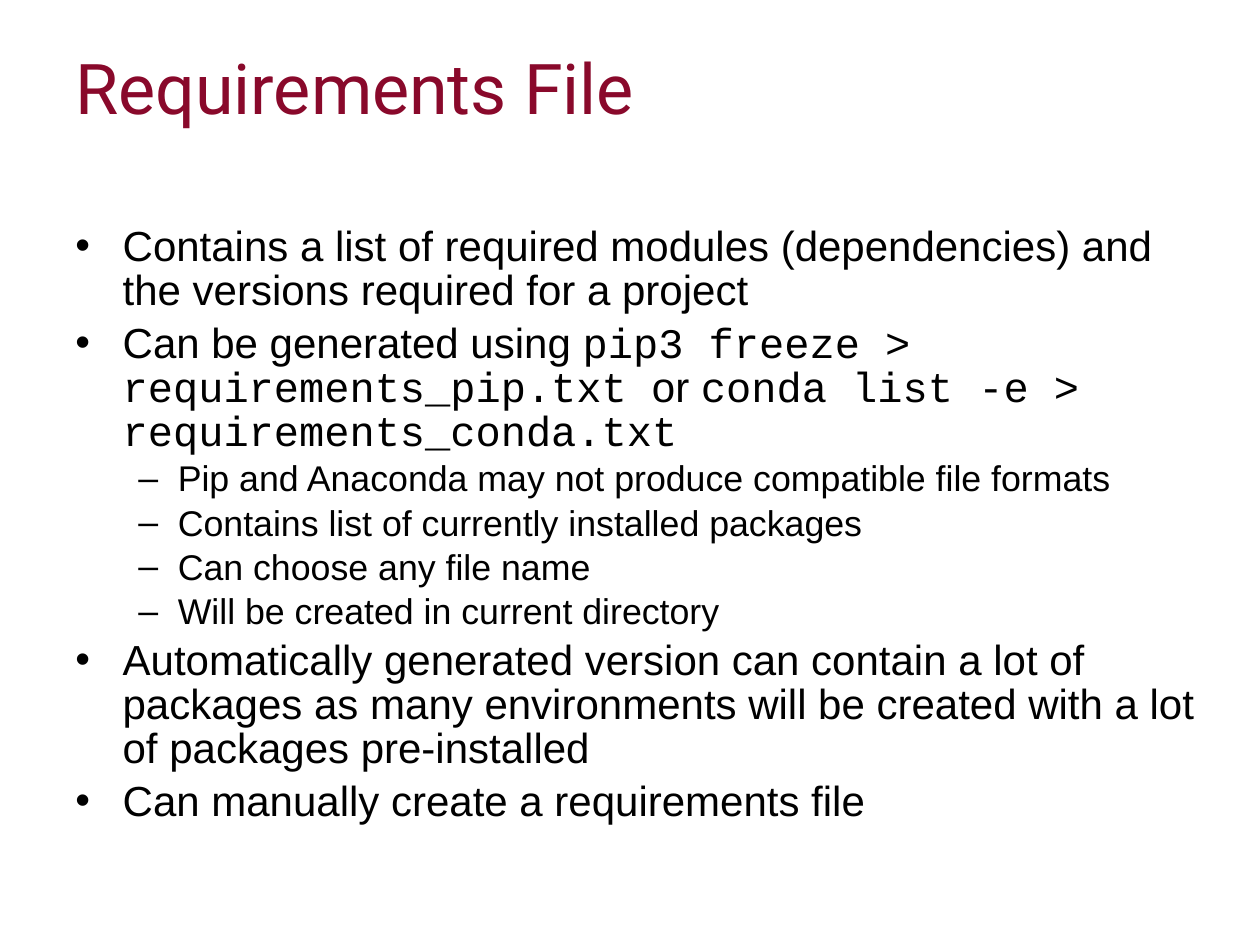
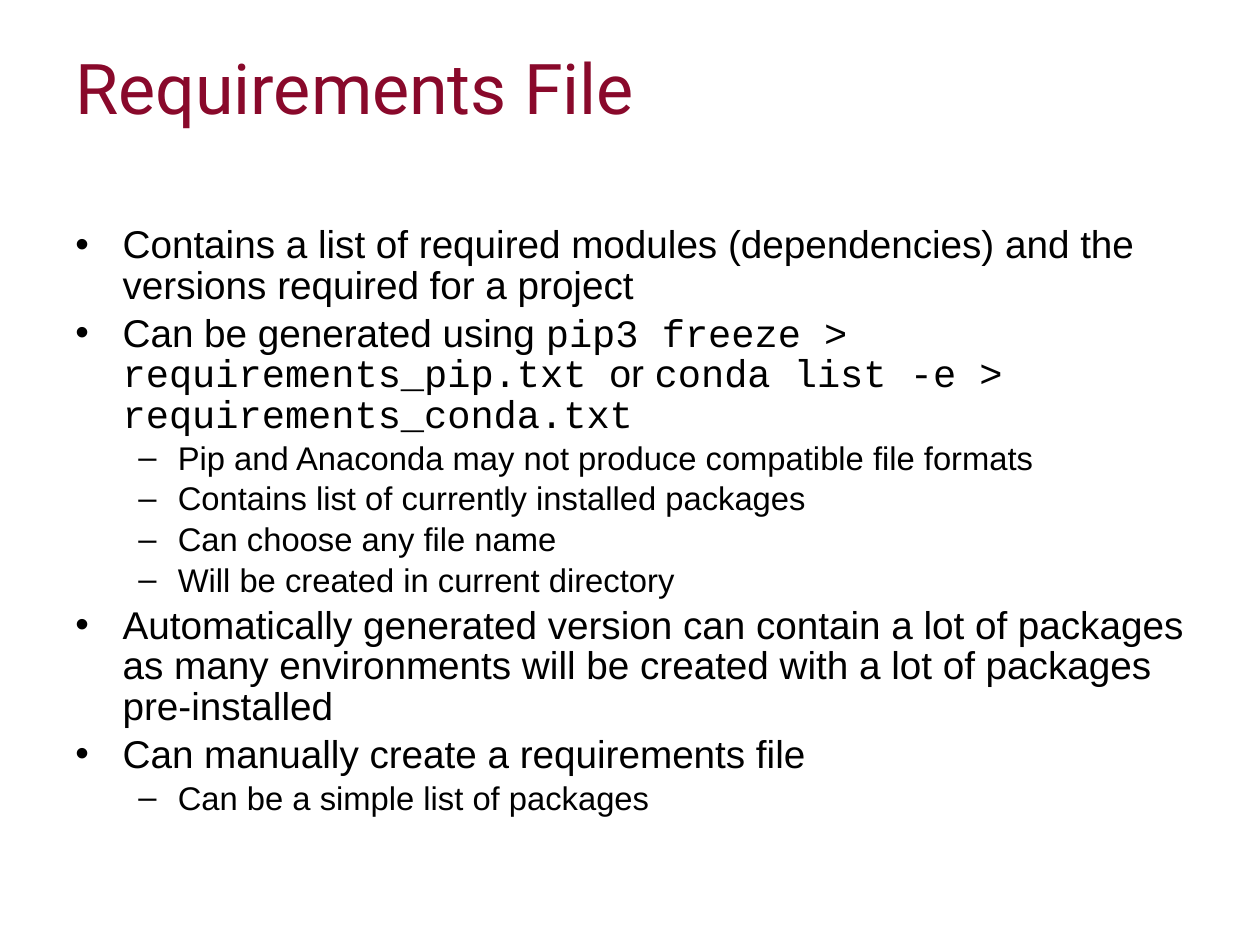
Before and after one commit to ImperialCollegeLondon/RCDS-managing-and-running-python-effectively, a slide deck: slide 14 of Managing and Running Python Effectively.pptx. Drawn at 1260x945 pixels with LibreOffice and Linux fonts; fonts in the diff are those of the drawing; background and template pictures are left out. Boxes give left, top, right and bottom in pixels: in the first picture for what was removed or moved away, otherwise in the second. Text is boxed around its words. In the diff, an @@ line names an element or a change of style, - is before the commit and + after.

Commit message:
Updated requirements file information

```diff
--- a/Managing and Running Python Effectively.pptx
+++ b/Managing and Running Python Effectively.pptx
@@ text at box(123, 230, 1183, 775): size 24.1 to 22.1 pt in "Contains a list of required modules (dependencies) ...", "Can be generated using pip3 freeze > ...", "Automatically generated version can contain a lot ...", "Can manually create a requirements file"; size 20.4 to 18.7 pt in "Pip and Anaconda may not produce compatible ...", "Contains list of currently installed packages", "Can choose any file name", "Will be created in current directory" @@
@@ text at box(178, 786, 649, 816): paragraph added @@
+  – Can be a simple list of packages
```
